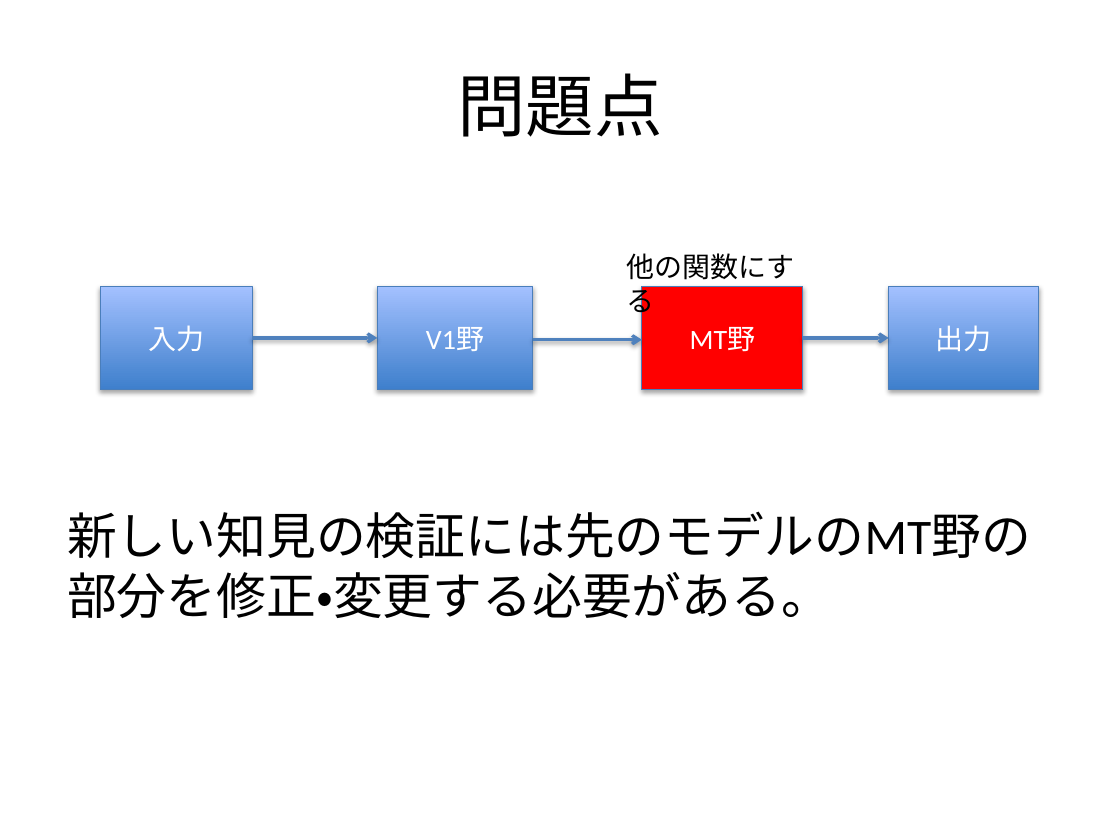
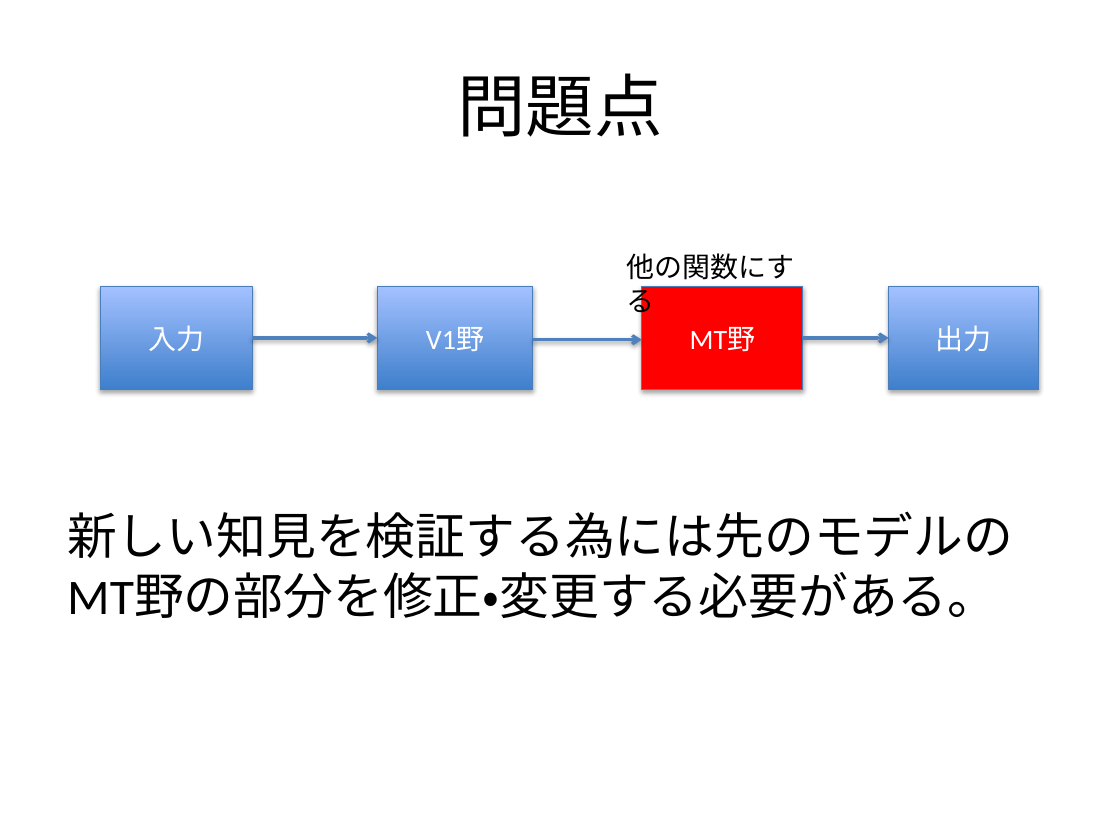
Before and after one commit to f-akazawa/akaz_uecdevelop, a slide deck: slide 5 of doc/中間発表資料.pptx. Drawn at 1120x840 pixels with LibreOffice and Linux fonts; fonts in the diff are those of the drawing. Boxes give left, top, right and bottom in pixels: in the first picture for what was removed or moved away, otherwise in the second. Text is boxed around its words. In the diff, an @@ line names an element or a change of style, - is before the commit and + after.

Commit message:
スライドで流れがおかしい部分を修正
読み上げ原稿としてメモに追記
まだ関連研究のあとに今回対象とするモデルの話に行くのはいきなり飛びすぎのような気がする

```diff
--- a/doc/中間発表資料.pptx
+++ b/doc/中間発表資料.pptx
@@ text at [67, 511, 1013, 618]: text changed @@
-新しい知見の検証には先のモデルのMT野の部分を修正・変更する必要がある。
+新しい知見を検証する為には先のモデルのMT野の部分を修正・変更する必要がある。
```
Also in this commit, not shown: 4 other slides changed.
